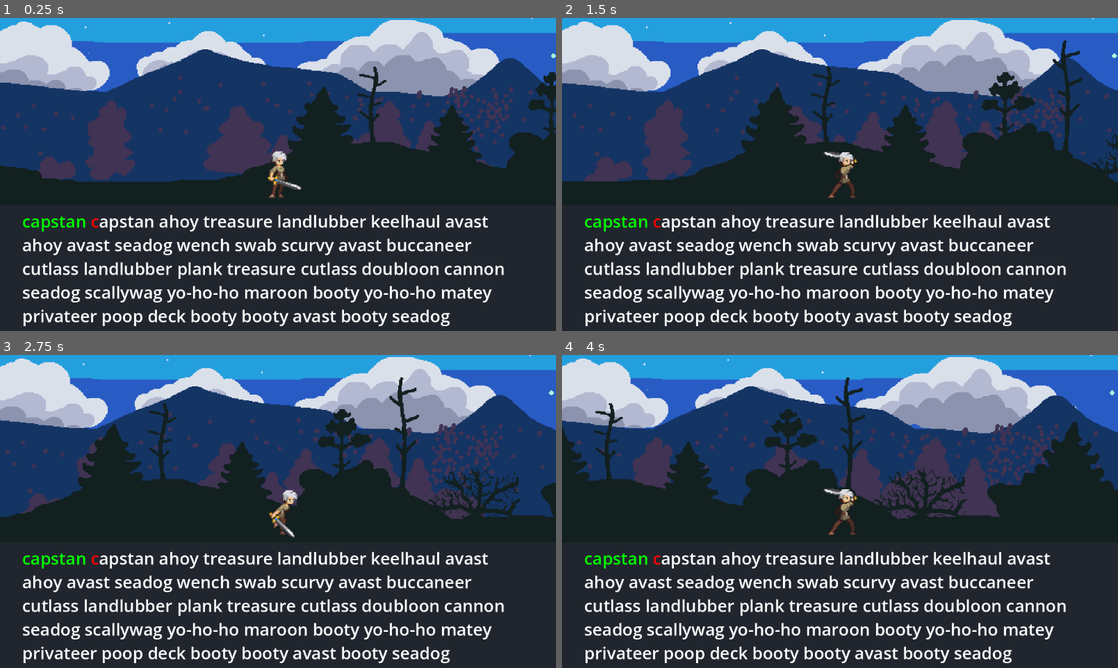
Above: before the commit, frames 1-4 (two rows, left to right).
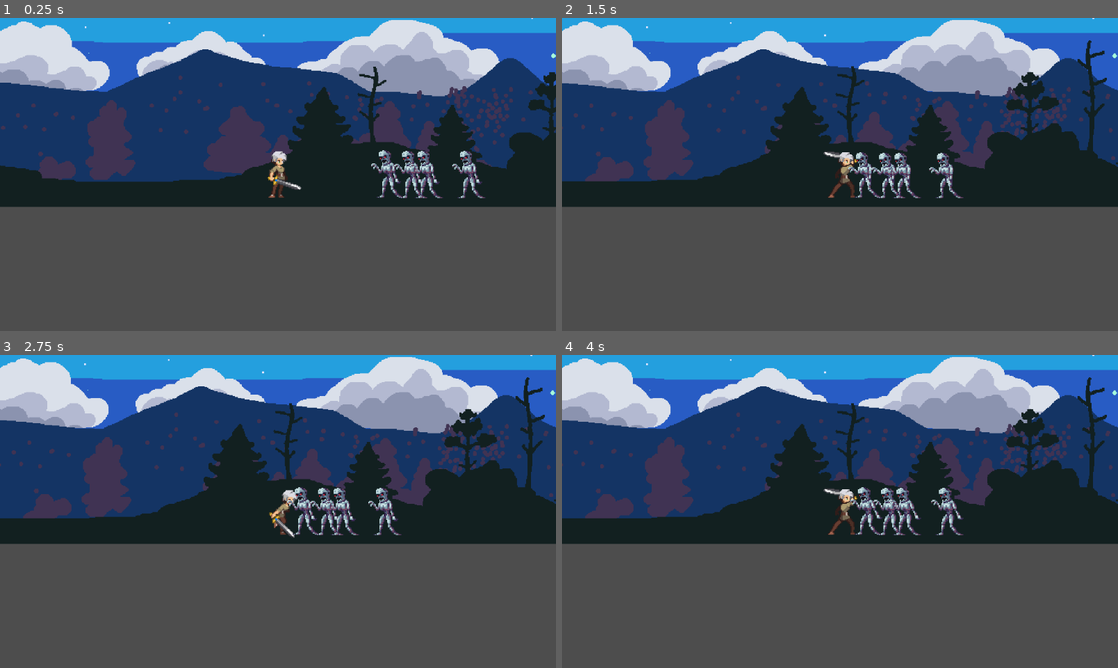
Above: after the commit, the same moments.

Repository: Rip50/RogueType
Game: Godot game, scene res://scenes/levels/level_night_forest.tscn
The game is run twice, just before and just after one commit, with the same random seed, the same clock (stepped at 60 frames per second) and the same inputs.
Inputs:
- Up to frame 1 (0.25 s): no input
- Up to frame 2 (1.5 s): hold Right (move_right) 0.53-1.28 s; hold Space (attack) 0.53-1.28 s; tap Space (attack) at 1.35 s
- Up to frame 3 (2.75 s): hold Right (move_right) from 2.03 s (still down); hold Space (attack) from 2.03 s (still down)
- Up to frame 4 (4 s): release Space (attack) at 2.78 s; tap Space (attack) at 2.85 s; release Right (move_right) at 3.53 s; hold Space (attack) from 3.53 s (still down)

The runs differ from the first frame. In frame 1, 40% of the frame differs, in the area x 0-100%, y 42-100%; in frame 2, 47%; in frame 3, 53%; in frame 4, 55%, in the area x 0-100%, y 0-100%.

Commit message:
Zombie enemy has been added

Diff:
--- a/scenes/levels/level_night_forest.tscn
+++ b/scenes/levels/level_night_forest.tscn
@@ -1,10 +1,11 @@
-[gd_scene load_steps=7 format=3 uid="uid://c6ok5pas6jxec"]
+[gd_scene load_steps=8 format=3 uid="uid://c6ok5pas6jxec"]
 
 [ext_resource type="PackedScene" uid="uid://b77mv2ifdrhdw" path="res://scenes/ui/typing_interface.tscn" id="1_363sn"]
 [ext_resource type="PackedScene" uid="uid://ct4np4nltn4rp" path="res://scenes/player.tscn" id="2_g0ohw"]
 [ext_resource type="Texture2D" uid="uid://dtpetthfnm6ia" path="res://art/environment/sky_night.png" id="2_s387h"]
 [ext_resource type="Texture2D" uid="uid://dbvtixnfyjo5a" path="res://art/environment/horizon_mountains_night.png" id="3_m10qf"]
 [ext_resource type="Texture2D" uid="uid://6lb5d6qvciow" path="res://art/environment/background_forest_night.png" id="4_3n1dd"]
+[ext_resource type="PackedScene" uid="uid://vu2yk3702nqa" path="res://scenes/zombie.tscn" id="6_8g5ty"]
 
 [sub_resource type="WorldBoundaryShape2D" id="WorldBoundaryShape2D_1xlme"]
 distance = -449.56
@@ -12,6 +13,7 @@
 [node name="Level_NightForest" type="Node2D"]
 
 [node name="TypingInterface" parent="." instance=ExtResource("1_363sn")]
+visible = false
 
 [node name="Player" parent="." instance=ExtResource("2_g0ohw")]
 position = Vector2(159, 400)
@@ -54,3 +56,15 @@
 shape = SubResource("WorldBoundaryShape2D_1xlme")
 one_way_collision = true
 one_way_collision_margin = 2.0
+
+[node name="Zombie" parent="." instance=ExtResource("6_8g5ty")]
+position = Vector2(376, 399)
+
+[node name="Zombie2" parent="." instance=ExtResource("6_8g5ty")]
+position = Vector2(424, 400)
+
+[node name="Zombie3" parent="." instance=ExtResource("6_8g5ty")]
+position = Vector2(544, 400)
+
+[node name="Zombie4" parent="." instance=ExtResource("6_8g5ty")]
+position = Vector2(456, 400)
--- /dev/null
+++ b/scenes/zombie.tscn
@@ -0,0 +1,247 @@
+[gd_scene load_steps=32 format=3 uid="uid://vu2yk3702nqa"]
+
+[ext_resource type="Texture2D" uid="uid://o7cveg0tptjd" path="res://art/zombie-sheet.png" id="1_555a7"]
+
+[sub_resource type="AtlasTexture" id="AtlasTexture_d4r1w"]
+atlas = ExtResource("1_555a7")
+region = Rect2(258, 0, 43, 55)
+
+[sub_resource type="AtlasTexture" id="AtlasTexture_n8vmk"]
+atlas = ExtResource("1_555a7")
+region = Rect2(301, 0, 43, 55)
+
+[sub_resource type="AtlasTexture" id="AtlasTexture_lighm"]
+atlas = ExtResource("1_555a7")
+region = Rect2(344, 0, 43, 55)
+
+[sub_resource type="AtlasTexture" id="AtlasTexture_ntd5q"]
+atlas = ExtResource("1_555a7")
+region = Rect2(387, 0, 43, 55)
+
+[sub_resource type="AtlasTexture" id="AtlasTexture_mej42"]
+atlas = ExtResource("1_555a7")
+region = Rect2(430, 0, 43, 55)
+
+[sub_resource type="AtlasTexture" id="AtlasTexture_gcvgb"]
+atlas = ExtResource("1_555a7")
+region = Rect2(473, 0, 43, 55)
+
+[sub_resource type="AtlasTexture" id="AtlasTexture_kxpf1"]
+atlas = ExtResource("1_555a7")
+region = Rect2(516, 0, 43, 55)
+
+[sub_resource type="AtlasTexture" id="AtlasTexture_pdlgk"]
+atlas = ExtResource("1_555a7")
+region = Rect2(559, 0, 43, 55)
+
+[sub_resource type="AtlasTexture" id="AtlasTexture_tlobp"]
+atlas = ExtResource("1_555a7")
+region = Rect2(0, 165, 43, 55)
+
+[sub_resource type="AtlasTexture" id="AtlasTexture_ba4qk"]
+atlas = ExtResource("1_555a7")
+region = Rect2(43, 165, 43, 55)
+
+[sub_resource type="AtlasTexture" id="AtlasTexture_yhert"]
+atlas = ExtResource("1_555a7")
+region = Rect2(86, 165, 43, 55)
+
+[sub_resource type="AtlasTexture" id="AtlasTexture_y3sod"]
+atlas = ExtResource("1_555a7")
+region = Rect2(0, 0, 43, 55)
+
+[sub_resource type="AtlasTexture" id="AtlasTexture_oxb43"]
+atlas = ExtResource("1_555a7")
+region = Rect2(43, 0, 43, 55)
+
+[sub_resource type="AtlasTexture" id="AtlasTexture_qrl7d"]
+atlas = ExtResource("1_555a7")
+region = Rect2(86, 0, 43, 55)
+
+[sub_resource type="AtlasTexture" id="AtlasTexture_rl71g"]
+atlas = ExtResource("1_555a7")
+region = Rect2(129, 0, 43, 55)
+
+[sub_resource type="AtlasTexture" id="AtlasTexture_5m26m"]
+atlas = ExtResource("1_555a7")
+region = Rect2(0, 605, 43, 55)
+
+[sub_resource type="AtlasTexture" id="AtlasTexture_kao1h"]
+atlas = ExtResource("1_555a7")
+region = Rect2(43, 605, 43, 55)
+
+[sub_resource type="AtlasTexture" id="AtlasTexture_tvt5m"]
+atlas = ExtResource("1_555a7")
+region = Rect2(86, 605, 43, 55)
+
+[sub_resource type="AtlasTexture" id="AtlasTexture_r6hpq"]
+atlas = ExtResource("1_555a7")
+region = Rect2(129, 605, 43, 55)
+
+[sub_resource type="AtlasTexture" id="AtlasTexture_5g7jv"]
+atlas = ExtResource("1_555a7")
+region = Rect2(172, 605, 43, 55)
+
+[sub_resource type="AtlasTexture" id="AtlasTexture_fc64t"]
+atlas = ExtResource("1_555a7")
+region = Rect2(215, 605, 43, 55)
+
+[sub_resource type="AtlasTexture" id="AtlasTexture_gcjch"]
+atlas = ExtResource("1_555a7")
+region = Rect2(258, 605, 43, 55)
+
+[sub_resource type="AtlasTexture" id="AtlasTexture_gsdx8"]
+atlas = ExtResource("1_555a7")
+region = Rect2(301, 605, 43, 55)
+
+[sub_resource type="AtlasTexture" id="AtlasTexture_l2c5o"]
+atlas = ExtResource("1_555a7")
+region = Rect2(344, 605, 43, 55)
+
+[sub_resource type="AtlasTexture" id="AtlasTexture_4v350"]
+atlas = ExtResource("1_555a7")
+region = Rect2(387, 605, 43, 55)
+
+[sub_resource type="AtlasTexture" id="AtlasTexture_hhj2r"]
+atlas = ExtResource("1_555a7")
+region = Rect2(430, 605, 43, 55)
+
+[sub_resource type="AtlasTexture" id="AtlasTexture_ee053"]
+atlas = ExtResource("1_555a7")
+region = Rect2(473, 605, 43, 55)
+
+[sub_resource type="AtlasTexture" id="AtlasTexture_7l373"]
+atlas = ExtResource("1_555a7")
+region = Rect2(516, 605, 43, 55)
+
+[sub_resource type="SpriteFrames" id="SpriteFrames_llsic"]
+animations = [{
+"frames": [{
+"duration": 1.0,
+"texture": SubResource("AtlasTexture_d4r1w")
+}, {
+"duration": 1.0,
+"texture": SubResource("AtlasTexture_n8vmk")
+}, {
+"duration": 1.0,
+"texture": SubResource("AtlasTexture_lighm")
+}, {
+"duration": 1.0,
+"texture": SubResource("AtlasTexture_ntd5q")
+}, {
+"duration": 1.0,
+"texture": SubResource("AtlasTexture_mej42")
+}, {
+"duration": 1.0,
+"texture": SubResource("AtlasTexture_gcvgb")
+}, {
+"duration": 1.0,
+"texture": SubResource("AtlasTexture_kxpf1")
+}, {
+"duration": 1.0,
+"texture": SubResource("AtlasTexture_pdlgk")
+}],
+"loop": false,
+"name": &"attack",
+"speed": 11.0
+}, {
+"frames": [{
+"duration": 1.0,
+"texture": SubResource("AtlasTexture_tlobp")
+}, {
+"duration": 1.0,
+"texture": SubResource("AtlasTexture_ba4qk")
+}, {
+"duration": 1.0,
+"texture": SubResource("AtlasTexture_yhert")
+}, {
+"duration": 1.0,
+"texture": SubResource("AtlasTexture_yhert")
+}, {
+"duration": 1.0,
+"texture": SubResource("AtlasTexture_ba4qk")
+}],
+"loop": true,
+"name": &"iddle",
+"speed": 5.0
+}, {
+"frames": [{
+"duration": 1.0,
+"texture": SubResource("AtlasTexture_y3sod")
+}, {
+"duration": 1.0,
+"texture": SubResource("AtlasTexture_oxb43")
+}, {
+"duration": 1.0,
+"texture": SubResource("AtlasTexture_qrl7d")
+}, {
+"duration": 1.0,
+"texture": SubResource("AtlasTexture_rl71g")
+}],
+"loop": false,
+"name": &"prepare_attack",
+"speed": 10.0
+}, {
+"frames": [{
+"duration": 1.0,
+"texture": SubResource("AtlasTexture_5m26m")
+}, {
+"duration": 1.0,
+"texture": SubResource("AtlasTexture_kao1h")
+}, {
+"duration": 1.0,
+"texture": SubResource("AtlasTexture_tvt5m")
+}, {
+"duration": 1.0,
+"texture": SubResource("AtlasTexture_r6hpq")
+}, {
+"duration": 1.0,
+"texture": SubResource("AtlasTexture_5g7jv")
+}, {
+"duration": 1.0,
+"texture": SubResource("AtlasTexture_fc64t")
+}, {
+"duration": 1.0,
+"texture": SubResource("AtlasTexture_gcjch")
+}, {
+"duration": 1.0,
+"texture": SubResource("AtlasTexture_gsdx8")
+}, {
+"duration": 1.0,
+"texture": SubResource("AtlasTexture_l2c5o")
+}, {
+"duration": 1.0,
+"texture": SubResource("AtlasTexture_4v350")
+}, {
+"duration": 1.0,
+"texture": SubResource("AtlasTexture_hhj2r")
+}, {
+"duration": 1.0,
+"texture": SubResource("AtlasTexture_ee053")
+}, {
+"duration": 1.0,
+"texture": SubResource("AtlasTexture_7l373")
+}],
+"loop": true,
+"name": &"walk",
+"speed": 10.0
+}]
+
+[sub_resource type="CapsuleShape2D" id="CapsuleShape2D_d50cn"]
+height = 43.0
+
+[node name="Zombie" type="CharacterBody2D"]
+scale = Vector2(2.3, 2.3)
+collision_layer = 5
+collision_mask = 2
+
+[node name="AnimatedSprite2D" type="AnimatedSprite2D" parent="."]
+position = Vector2(2, -4)
+sprite_frames = SubResource("SpriteFrames_llsic")
+animation = &"iddle"
+autoplay = "iddle"
+frame_progress = 0.746334
+flip_h = true
+
+[node name="CollisionShape2D" type="CollisionShape2D" parent="."]
+shape = SubResource("CapsuleShape2D_d50cn")
Binary file added: art/zombie-sheet.png
Not shown, added: art/zombie-sheet.png.import
